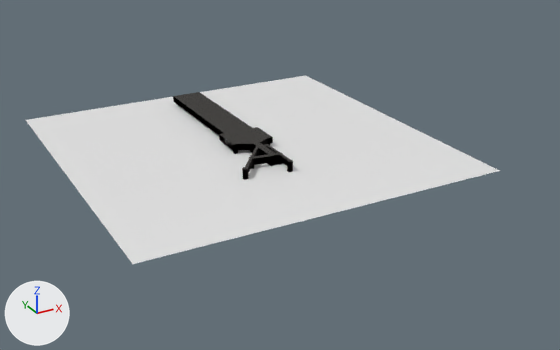
Renders of the Blender file Assets/Models/Locations/Pier 5/Pier5_Location.blend from each side of a commit.
Both versions are drawn from a 50 mm lens placed at (-359.0, -665.0, 320.0), pointed at (25.0, 33.0, -29.0). Arrows for +X, +Y and +Z are at lower left; the lights stay in place.

The first picture shows 'Ground', 'Pier5'.
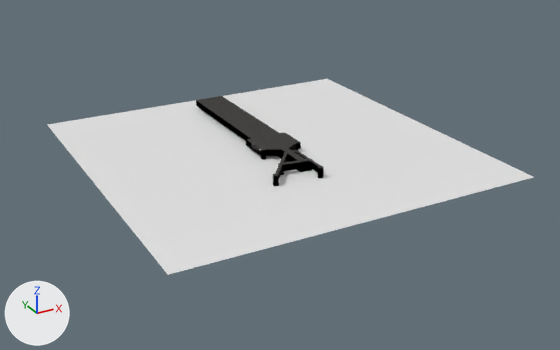
The change in detail:
me_plane_004 has 4 vertices, 1 face and spans x -3.17..3.17, y -3.17..3.17, z 0.0.
me_plane_004 is used by ob_ground; location (0.0, 73.3, 0.0); scale (62.7, 62.7, 0.314).
me_plane_004 part 1: the whole mesh is moved by (0.3, 0.7, 0.01).
Object 'Ground' (ob_ground) moves from (0.0, 73.3, 0.0) to (0.0, 0.0, 0.0).
In object 'Pier5' (ob_pier5), matrix_parent_inverse goes from Matrix(((0.0159, 0.0, 0.0, 0.0), (0.0, 0.0159, 0.0, -1.169), (0.0, 0.0, 3.188, 0.0), (0.0, 0.0, 0.0, 1.0))) to Matrix(((0.0159, 0.0, 0.0, 0.303), (0.0, 0.0159, 0.0, -0.469), (0.0, 0.0, 3.188, 0.00637), (0.0, 0.0, 0.0, 1.0))).

What differs and where, as boxes (x1, y1, x2, y2) in the pictures (560 x 350 px):
'Ground', moved
    before: (26, 75, 500, 264)
    after: (48, 79, 534, 275)
'Pier5', moved
    before: (173, 92, 293, 180)
    after: (196, 96, 324, 186)
